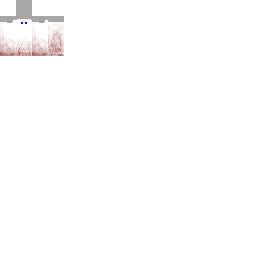
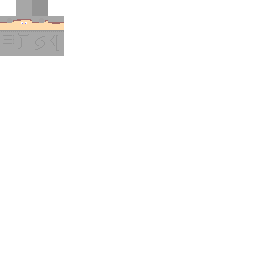
Before/after of a 256 x 256 layered artwork. What changed in the layer stack:
painted on "Фон" over 0, 0, 64, 56
